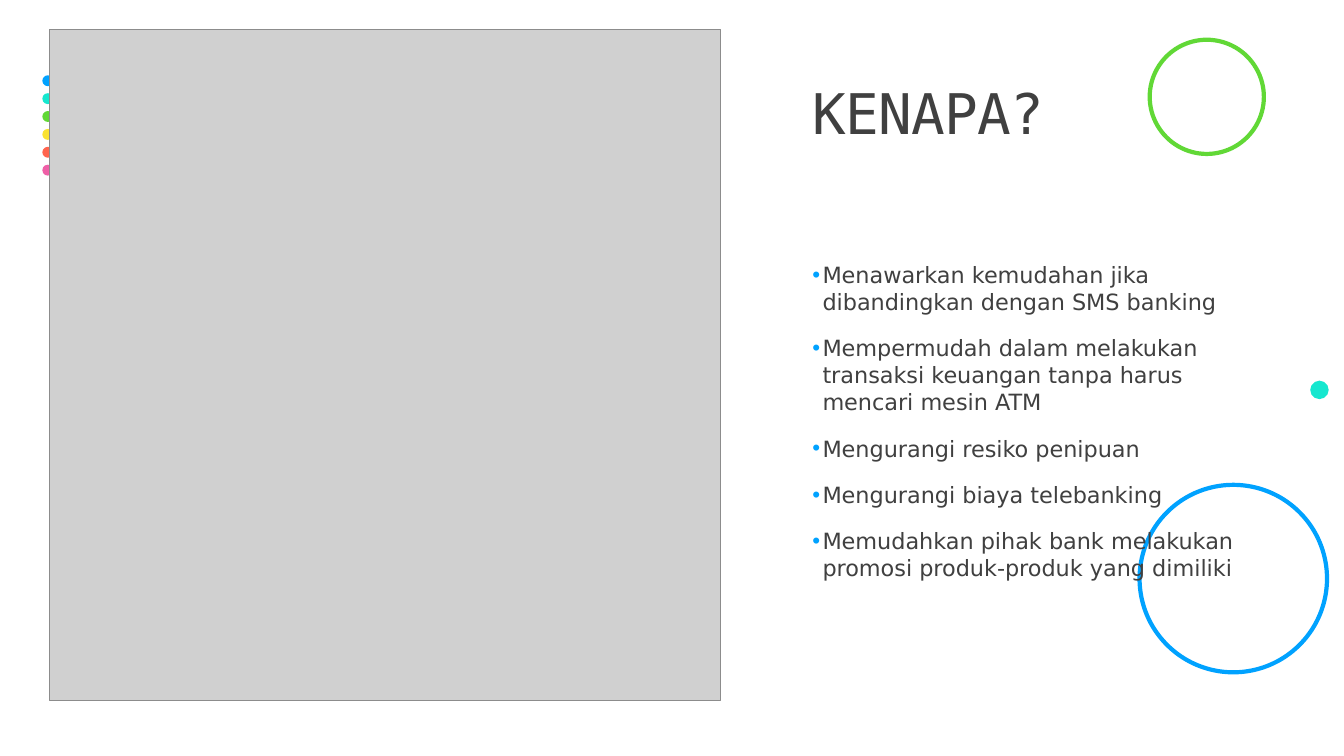
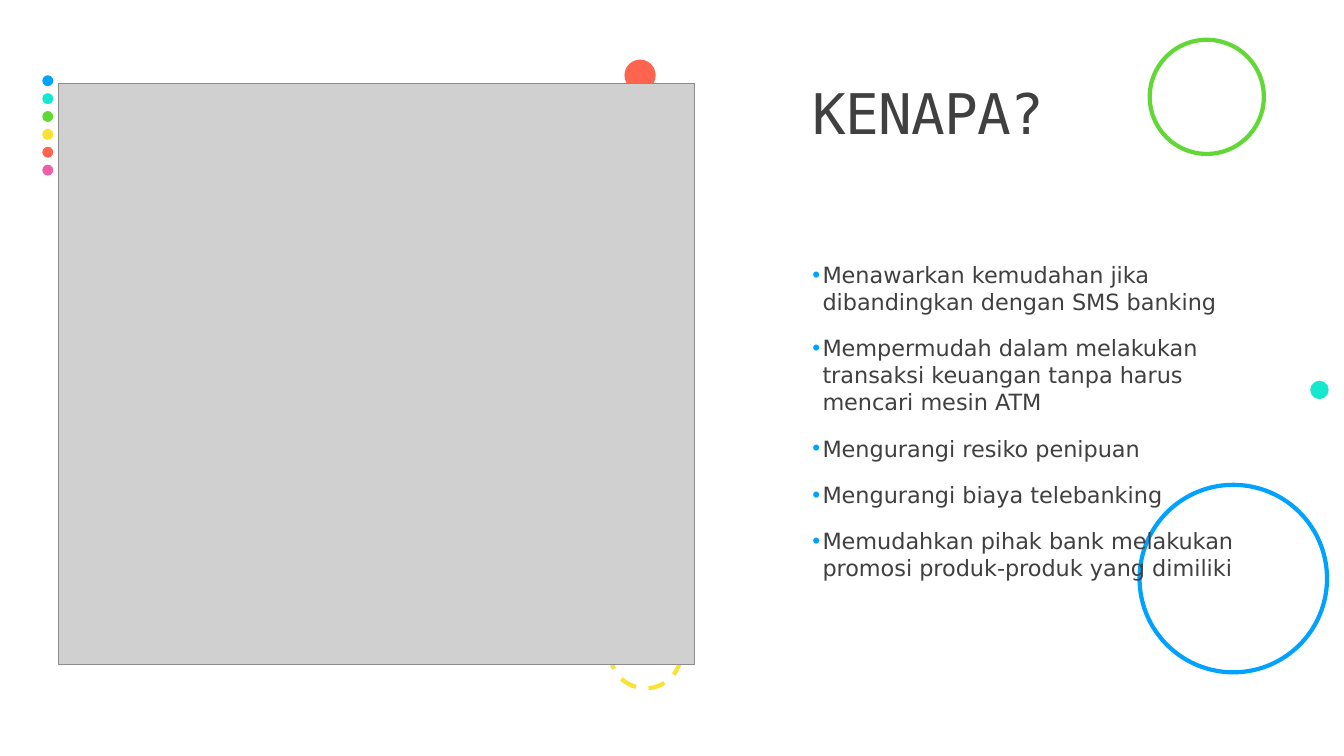
Before and after one commit to rxnvz/btpns-final, a slide deck: slide 4 of Mini Mobile Banking.pptx. Drawn at 1344x756 pixels with LibreOffice and Linux fonts; fonts in the diff are those of the drawing; grey boxes stand for pictures. Boxes give left, top, right and bottom in pixels: in the first picture for what was removed or moved away, otherwise in the second. Text is boxed around its words. In the diff, an @@ line names an element or a change of style, - is before the commit and + after.

```diff
--- a/Mini Mobile Banking.pptx
+++ b/Mini Mobile Banking.pptx
@@ ellipse added at (x1=624, y1=59, x2=655, y2=91), fill #FF644E @@
@@ picture resized from (x1=49, y1=29, x2=721, y2=701) to (x1=58, y1=84, x2=695, y2=664) @@
@@ ellipse added at (x1=610, y1=618, x2=681, y2=689), outline #FAE232 3 pt dashed @@
```
Also in this commit, not shown: 1 other slide changed, 3 other files.
